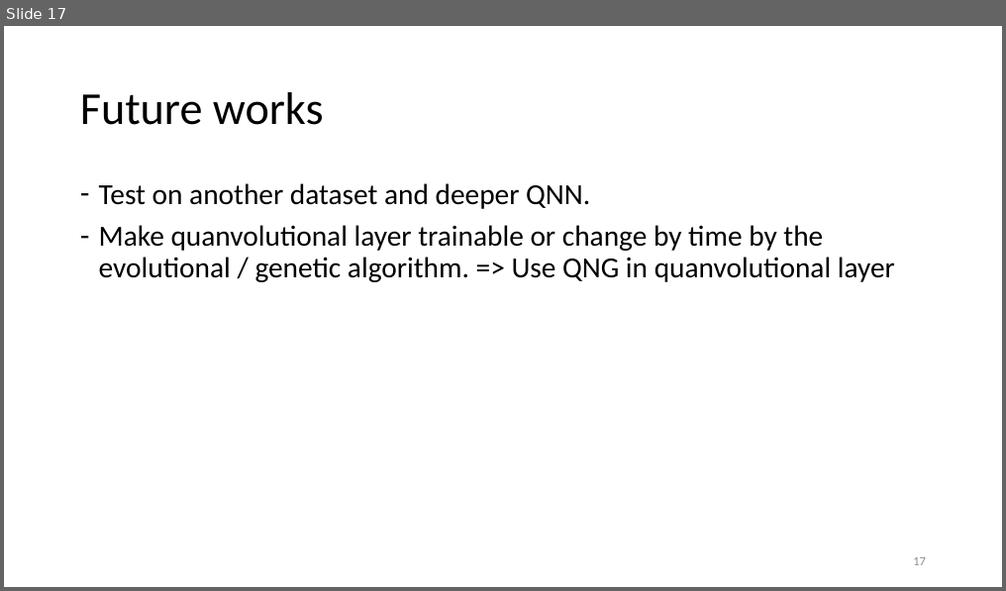
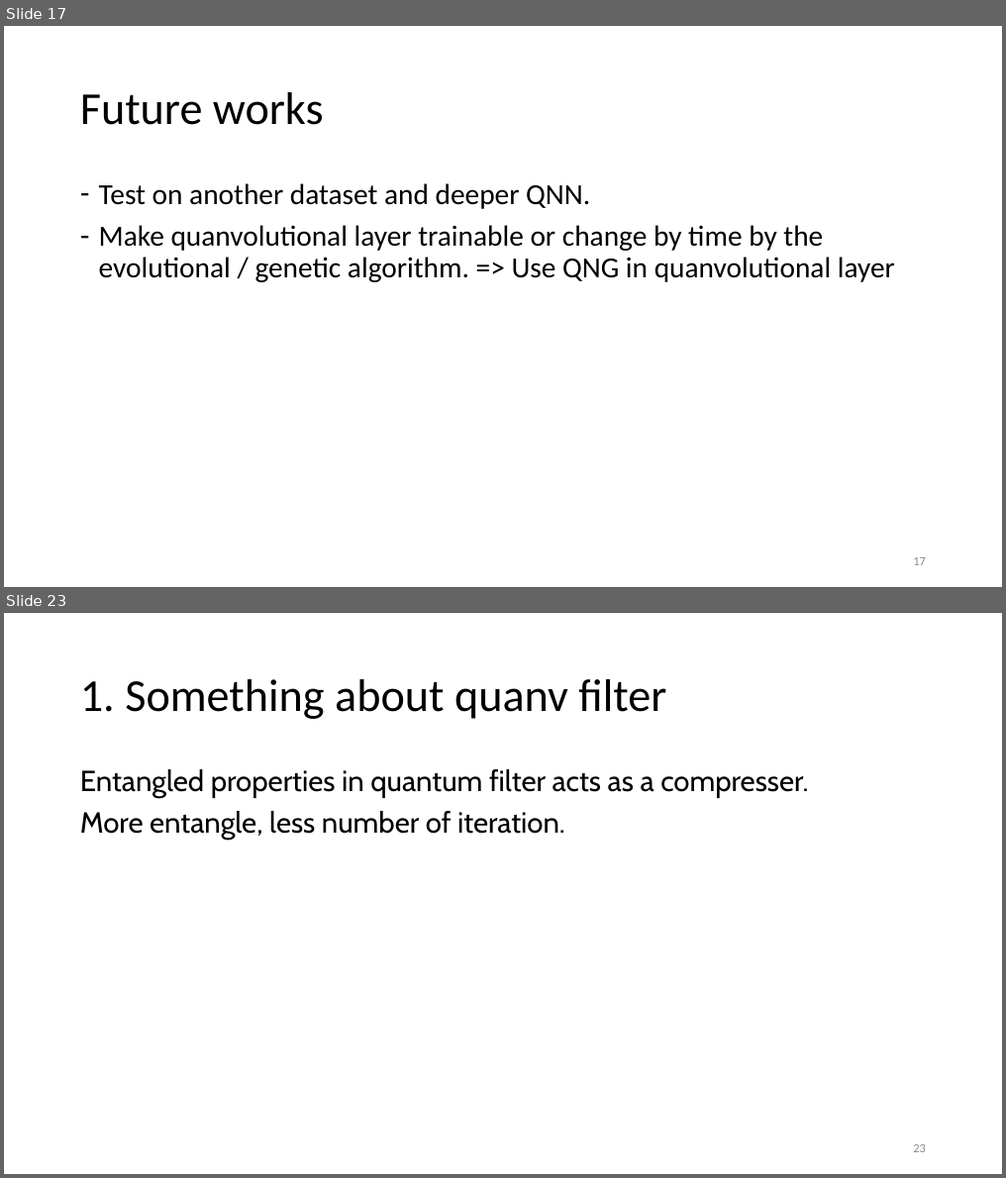
Before and after one commit to vutuanhai237/DynamicQNN, a slide deck: thesis/Quanvolutional neural network.pptx. Shown one above the other, each under a label of ours: slide 17 before the commit, slides 17 and 23 after it; the slides between them are not shown. The pictures are 1006x591 and 1006x1178 pixels, drawn with LibreOffice and Linux fonts; fonts in the diff are those of the drawing. Boxes give left, top, right and bottom in pixels: in the first picture for what was removed or moved away, otherwise in the second. Text is boxed around its words. In the diff, an @@ line names an element or a change of style, - is before the commit and + after.

```diff
--- a/thesis/Quanvolutional neural network.pptx
+++ b/thesis/Quanvolutional neural network.pptx
@@ slide 23 added at box(4, 613, 1002, 1174), background #FFFFFF @@
@@ title added at box(80, 679, 666, 719), 44 pt, text #000000 @@
+1. Something about quanv filter
@@ text added at box(80, 769, 808, 840), 28 pt, text #000000 @@
+Entangled properties in quantum filter acts as a compresser.
+More entangle, less number of iteration.
@@ page number added at box(913, 1145, 926, 1153), 12 pt, text #8C8C8C @@
+23
```
Also in this commit, not shown: 7 slides changed, 3 other slides added, 17 other files.
